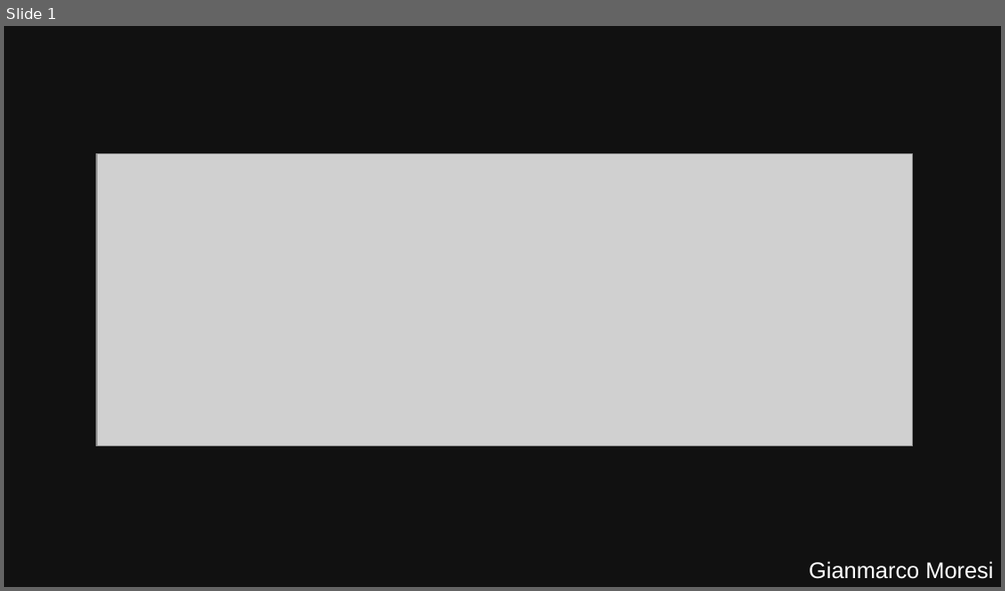
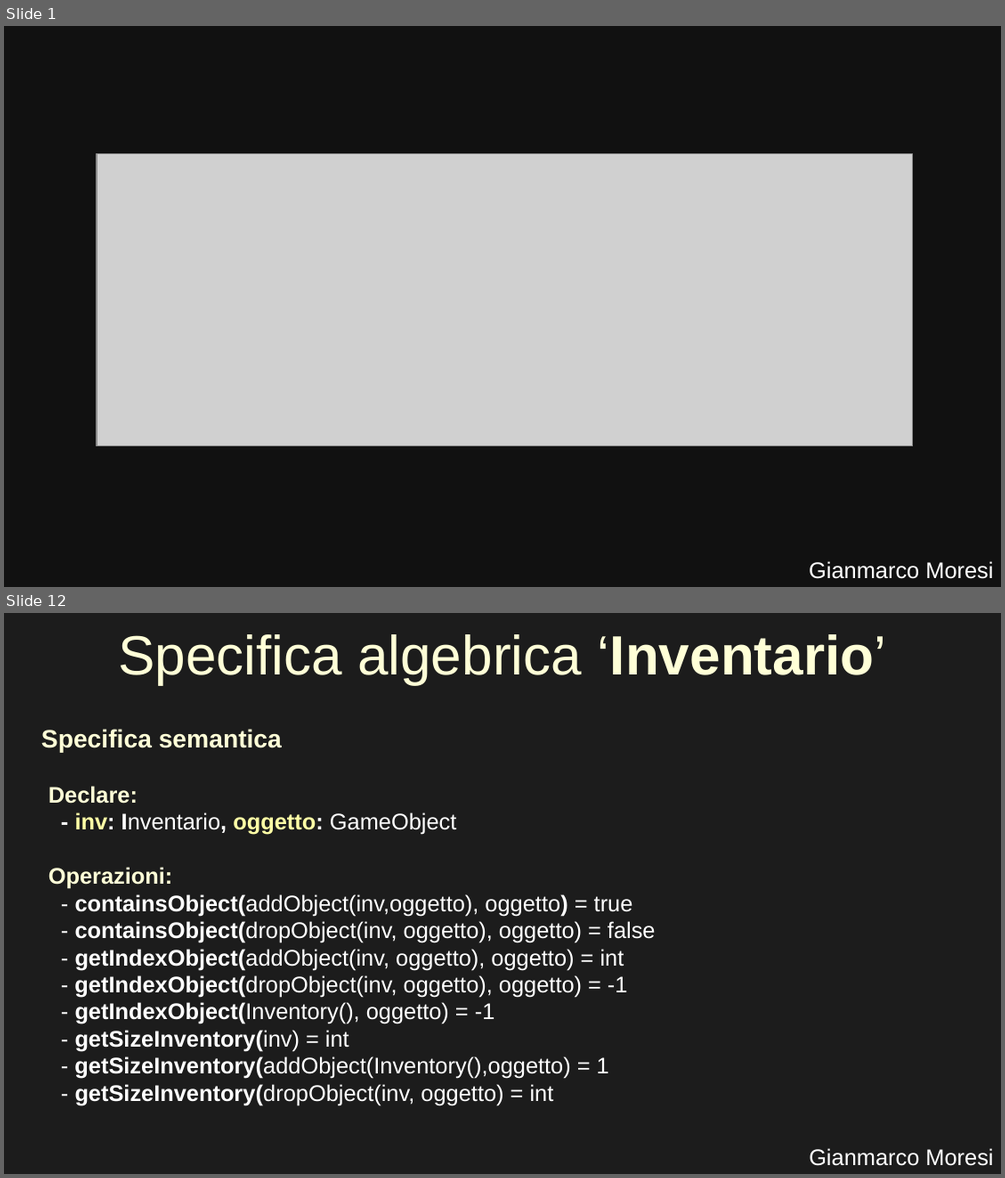
Before and after one commit to GianmarcoMo/HouseBreak, a slide deck: docs/PresentazioneProggetto.odp. Shown one above the other, each under a label of ours: slide 1 before the commit, slides 1 and 12 after it; the slides between them are not shown. The pictures are 1005x591 and 1005x1178 pixels, drawn with LibreOffice and Linux fonts; fonts in the diff are those of the drawing; grey boxes stand for pictures. Boxes give left, top, right and bottom in pixels: in the first picture for what was removed or moved away, otherwise in the second. Text is boxed around its words. In the diff, an @@ line names an element or a change of style, - is before the commit and + after.

```diff
--- a/docs/PresentazioneProggetto.odp
+++ b/docs/PresentazioneProggetto.odp
@@ slide 12 added at (x1=4, y1=613, x2=1001, y2=1174), background #1C1C1C @@
@@ title added at (x1=118, y1=634, x2=886, y2=684), 44 pt, text #FFFFD7 @@
+Specifica algebrica ‘Inventario’
@@ rectangle added at (x1=111, y1=713, x2=218, y2=755), fill #1C1C1C, outline #1C1C1C 0 pt @@
@@ text added at (x1=41, y1=729, x2=282, y2=753), 20 pt, text #FFFFD7, bold @@
+Specifica semantica
@@ text added at (x1=48, y1=786, x2=655, y2=1105), 18 pt, text #FFFFFF @@
+Declare:
+- inv: Inventario, oggetto: GameObject
+Operazioni:
+- containsObject(addObject(inv,oggetto), oggetto) = true
+- containsObject(dropObject(inv, oggetto), oggetto) = false
+- getIndexObject(addObject(inv, oggetto), oggetto) = int
+- getIndexObject(dropObject(inv, oggetto), oggetto) = -1
+- getIndexObject(Inventory(), oggetto) = -1
+- getSizeInventory(inv) = int
+- getSizeInventory(addObject(Inventory(),oggetto) = 1
+- getSizeInventory(dropObject(inv, oggetto) = int
@@ rectangle added at (x1=474, y1=1104, x2=673, y2=1119), fill #1C1C1C, outline #1C1C1C 0 pt @@
@@ text added at (x1=809, y1=1148, x2=993, y2=1166), 18 pt, text #FFFFFF @@
+Gianmarco Moresi
```
Also in this commit, not shown: 6 slides changed, 5 other slides added, 57 other files.
